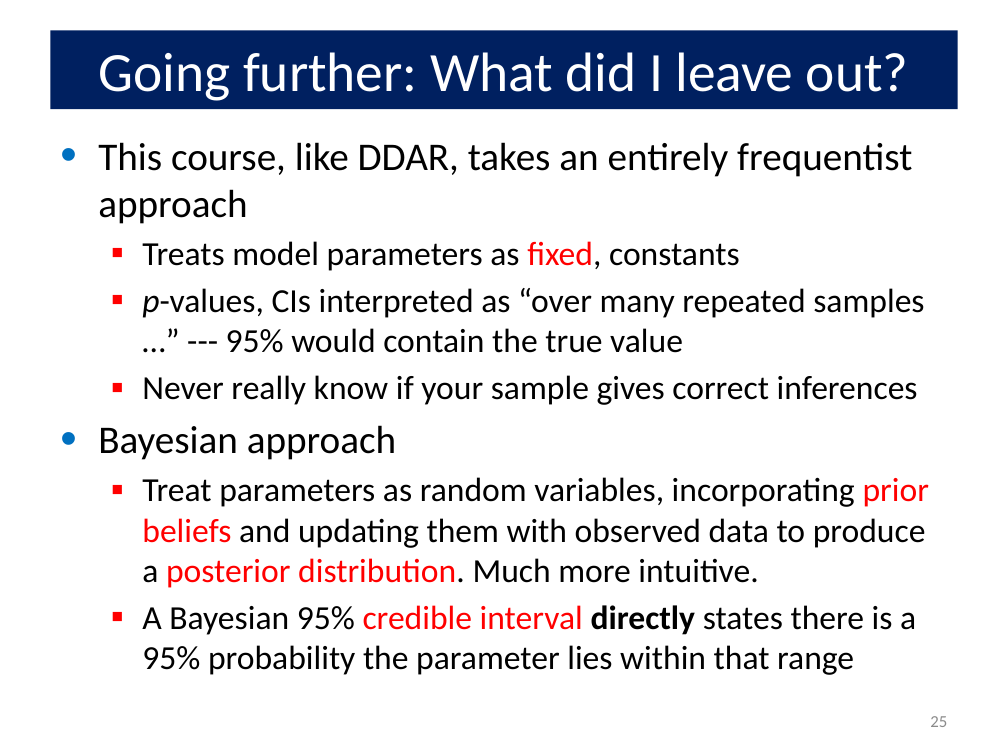
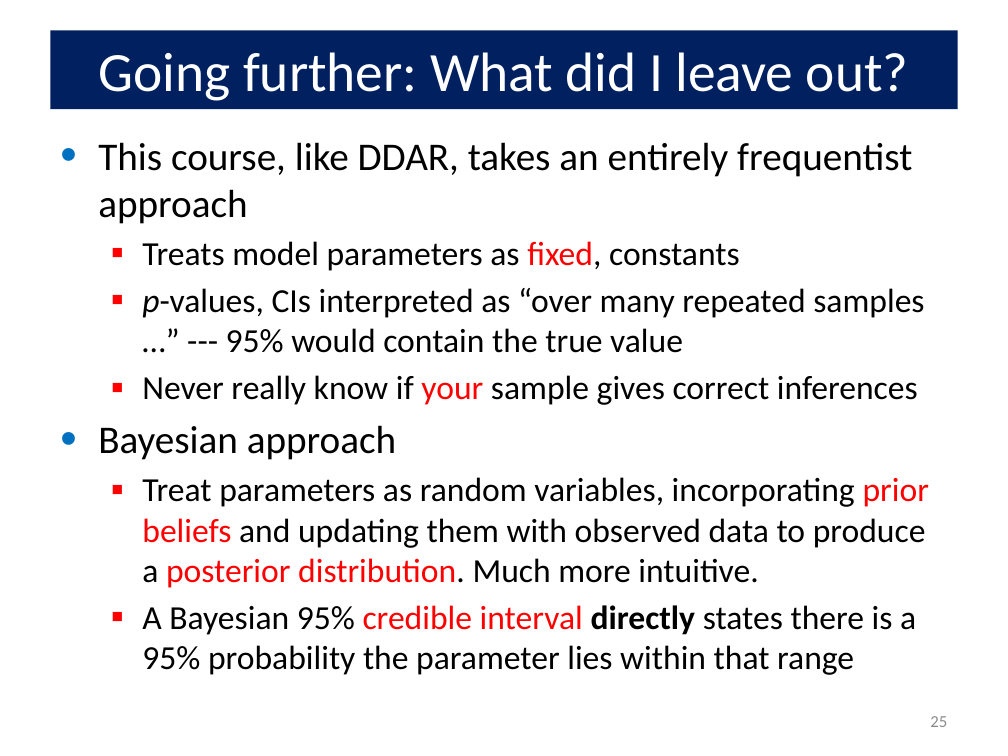
Before and after one commit to friendly/psy6136, a slide deck: slide 25 of docs/lectures/99-Summary.pptx. Drawn at 1008x756 pixels with LibreOffice and Linux fonts; fonts in the diff are those of the drawing. Boxes give left, top, right and bottom in pixels: in the first picture for what was removed or moved away, otherwise in the second. Text is boxed around its words. In the diff, an @@ line names an element or a change of style, - is before the commit and + after.

```diff
--- a/docs/lectures/99-Summary.pptx
+++ b/docs/lectures/99-Summary.pptx
@@ text at [142, 375, 918, 405]: text colour #000000 to #FF0000 in "your" @@
```
Also in this commit, not shown: 12 other slides changed, 10 other files.
